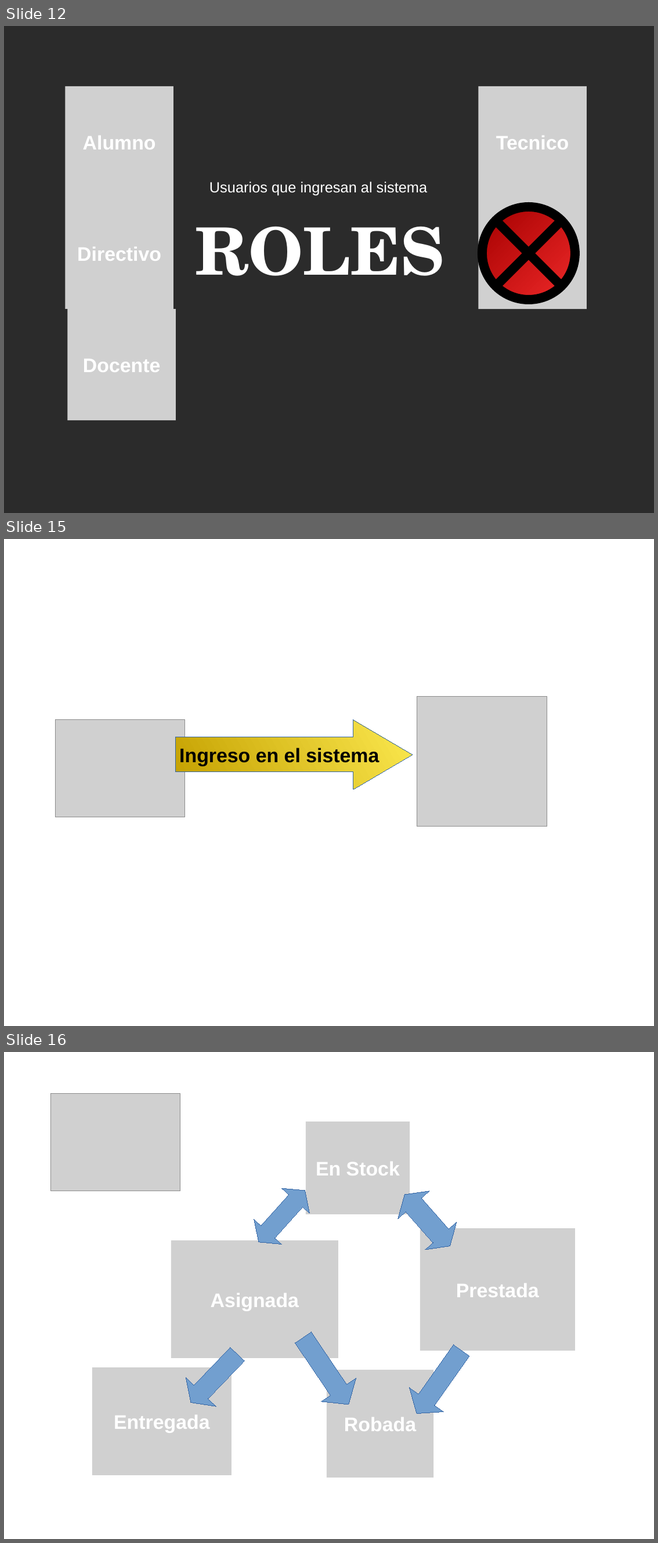
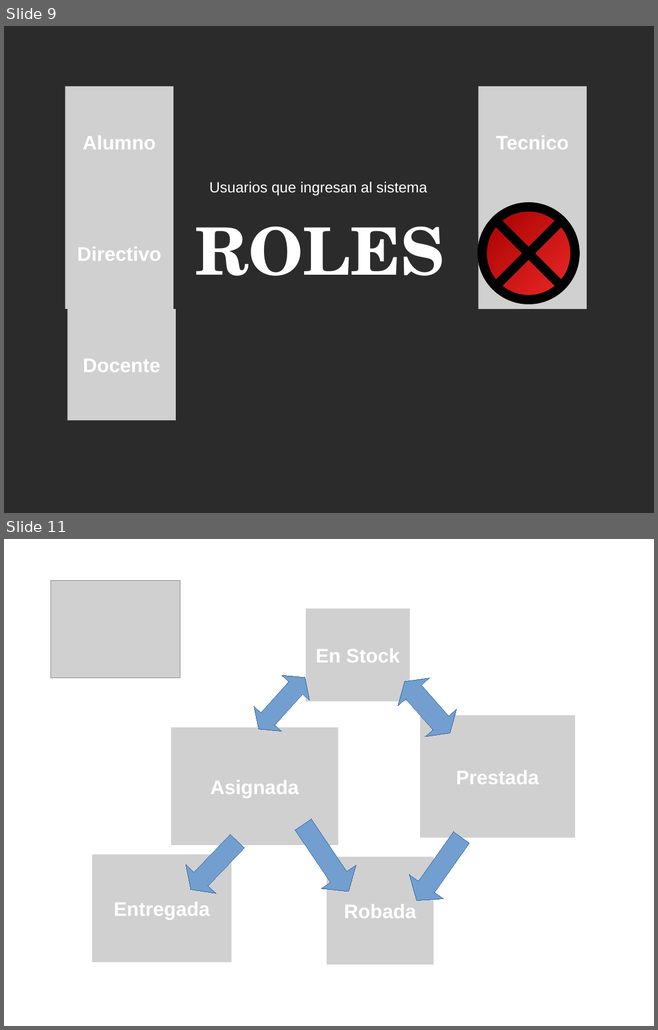
Before and after one commit to Estudiantina/Estudiantina, a slide deck: documentacion/presentacion/presentacion.odp. Shown one above the other, each under a label of ours: slides 12, 15 and 16 before the commit, slides 9 and 11 after it; the slides between them are not shown. The pictures are 658x1543 and 658x1030 pixels, drawn with LibreOffice and Linux fonts; fonts in the diff are those of the drawing; grey boxes stand for pictures; background and template pictures are left out; a plain dark background stands for a picture behind light text. Boxes give left, top, right and bottom in pixels: in the first picture for what was removed or moved away, otherwise in the second. Text is boxed around its words. In the diff, an @@ line names an element or a change of style, - is before the commit and + after.

```diff
--- a/documentacion/presentacion/presentacion.odp
+++ b/documentacion/presentacion/presentacion.odp
@@ slide 15 removed at <box>4,539,654,1026</box>, background picture (left out) @@
@@ picture removed at <box>417,697,547,827</box> @@
@@ picture removed at <box>56,720,186,817</box> @@
@@ right arrow removed at <box>176,720,412,790</box> @@
-Ingreso en el sistema
@@ what was slide 12 is now slide 9 @@
@@ what was slide 16 is now slide 11 @@
```
Also in this commit, not shown: 3 slides added, 2 other slides removed, 1 other file.
